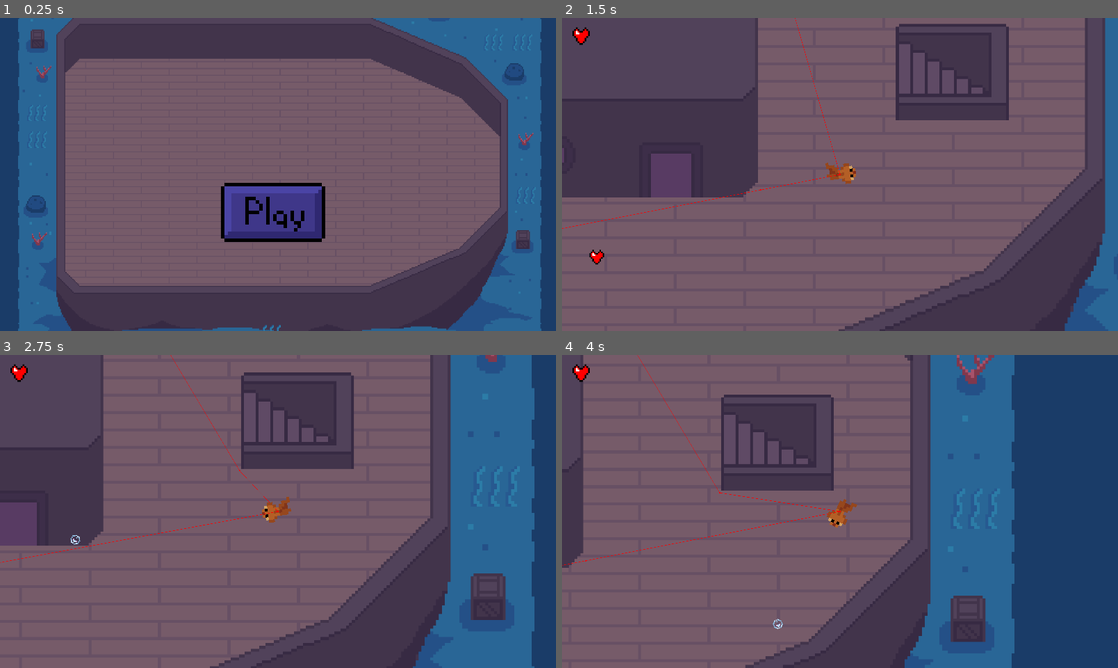
Above: before the commit, frames 1-4 (two rows, left to right).
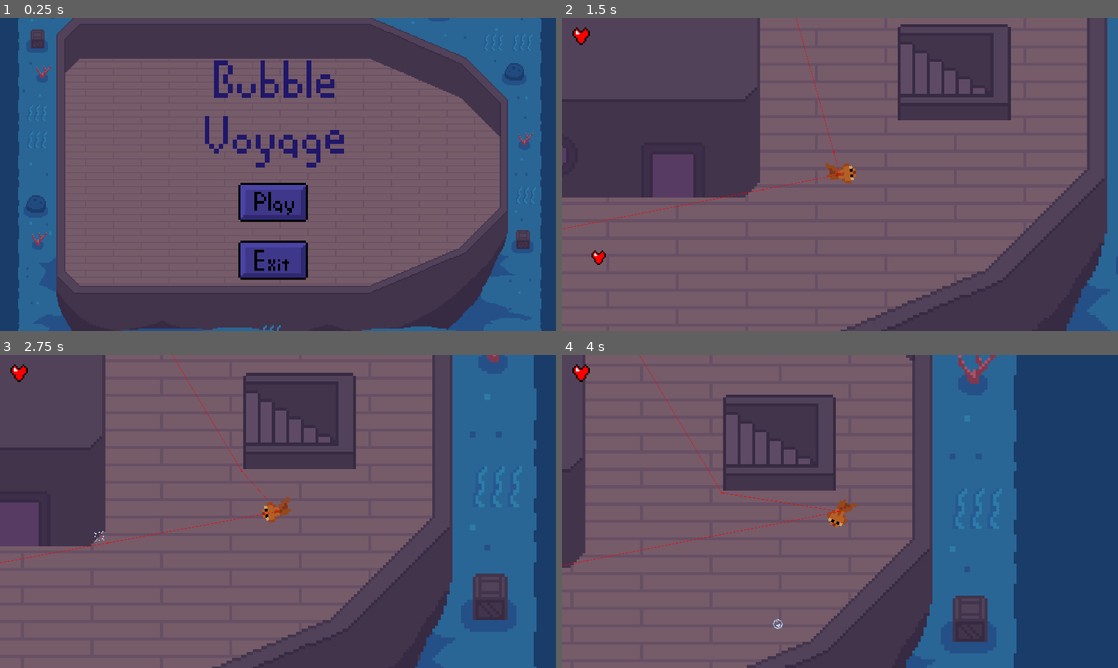
Above: after the commit, the same moments.

Repository: canaryincoalmine/Fish-Society-and-its-Bubbles
Game: Godot game, scene res://Code/Screens/TitleScreen.tscn
Two runs of this game, one before a commit and one after it. Both use one fixed random seed, a clock stepped at 60 frames per second and the inputs below.
Inputs (mouse positions are in pixels of both pictures, inside the frame that each line leads up to; where the layout moved, square brackets give the same spot in the first picture):
- Up to frame 1 (0.25 s): no input
- Up to frame 2 (1.5 s): click (834, 202) [834, 212] at 0.5 s; move the mouse to (962, 158) at 1.27 s; tap Space (dash) at 1.35 s
- Up to frame 3 (2.75 s): move the mouse to (166, 527) at 2.02 s; click (166, 527) at 2.1 s
- Up to frame 4 (4 s): move the mouse to (895, 442) at 2.77 s; tap Space (dash) at 2.85 s; move the mouse to (812, 574) at 3.52 s; click (812, 574) at 3.6 s

The runs differ from the first frame. In frame 1, 5.9% of the frame differs, in the area x 36-62%, y 13-84%; in frame 2, 2.4%; in frame 3, 2.9%; in frame 4, 2.9%.

Commit message:
Title Screen exit button added.

Diff:
--- a/Code/Screens/TitleScreen.tscn
+++ b/Code/Screens/TitleScreen.tscn
@@ -1,9 +1,13 @@
-[gd_scene load_steps=8 format=3 uid="uid://bgpbevtqh4pc1"]
+[gd_scene load_steps=14 format=3 uid="uid://bgpbevtqh4pc1"]
 
 [ext_resource type="Texture2D" uid="uid://csr7glocdmlr7" path="res://Sprites/Icons/Menus/Play Button.png" id="1_awcyc"]
 [ext_resource type="Texture2D" uid="uid://x84067snv3oh" path="res://Sprites/Icons/Menus/Selected Play Button.png" id="1_jtm8d"]
+[ext_resource type="Texture2D" uid="uid://cvoats0r7in8q" path="res://Sprites/Icons/Menus/Title.png" id="2_251ji"]
 [ext_resource type="Script" path="res://Code/Screens/button.gd" id="3_cs5dw"]
+[ext_resource type="Texture2D" uid="uid://dnksm1qfrqhtx" path="res://Sprites/Icons/Menus/Selected Exit Button.png" id="3_mna44"]
+[ext_resource type="Texture2D" uid="uid://cehg1n1yiar8k" path="res://Sprites/Icons/Menus/Exit Button.png" id="4_fm2bj"]
 [ext_resource type="Texture2D" uid="uid://t4j76h8b7ve0" path="res://Sprites/Maps/Level1/Main background.png" id="4_ynhj6"]
+[ext_resource type="Script" path="res://Code/Screens/exit.gd" id="8_dlr6n"]
 
 [sub_resource type="Theme" id="Theme_y6fvi"]
 
@@ -12,6 +16,12 @@
 
 [sub_resource type="StyleBoxTexture" id="StyleBoxTexture_aha2y"]
 texture = ExtResource("1_awcyc")
+
+[sub_resource type="StyleBoxTexture" id="StyleBoxTexture_nvgnc"]
+texture = ExtResource("3_mna44")
+
+[sub_resource type="StyleBoxTexture" id="StyleBoxTexture_qpmq3"]
+texture = ExtResource("4_fm2bj")
 
 [node name="TitleScreen" type="Control"]
 layout_mode = 3
@@ -24,19 +34,26 @@
 offset_bottom = -32.0
 grow_horizontal = 2
 grow_vertical = 2
+metadata/_edit_lock_ = true
 
-[node name="Sprite2D" type="Sprite2D" parent="."]
+[node name="Background" type="Sprite2D" parent="."]
 position = Vector2(955, 484)
 scale = Vector2(4, 4)
 texture = ExtResource("4_ynhj6")
+metadata/_edit_lock_ = true
+
+[node name="Title" type="Sprite2D" parent="."]
+position = Vector2(944, 355)
+scale = Vector2(4, 4)
+texture = ExtResource("2_251ji")
 
 [node name="Play" type="Button" parent="."]
 layout_mode = 0
-offset_left = 760.0
+offset_left = 820.0
 offset_top = 600.0
-offset_right = 880.0
+offset_right = 940.0
 offset_bottom = 668.0
-scale = Vector2(3, 3)
+scale = Vector2(2, 2)
 theme = SubResource("Theme_y6fvi")
 theme_override_styles/hover = SubResource("StyleBoxTexture_lfs2t")
 theme_override_styles/normal = SubResource("StyleBoxTexture_aha2y")
@@ -44,4 +61,17 @@
 icon_alignment = 1
 script = ExtResource("3_cs5dw")
 
+[node name="Exit" type="Button" parent="."]
+layout_mode = 0
+offset_left = 820.0
+offset_top = 800.0
+offset_right = 940.0
+offset_bottom = 868.0
+scale = Vector2(2, 2)
+theme_override_styles/hover = SubResource("StyleBoxTexture_nvgnc")
+theme_override_styles/normal = SubResource("StyleBoxTexture_qpmq3")
+script = ExtResource("8_dlr6n")
+
+[connection signal="pressed" from="Play" to="Play" method="_on_play_pressed"]
 [connection signal="pressed" from="Play" to="Play" method="_on_pressed"]
+[connection signal="pressed" from="Exit" to="Play" method="_on_exit_pressed"]
--- a/Code/Screens/button.gd
+++ b/Code/Screens/button.gd
@@ -3,5 +3,11 @@
 
 # Called when the node enters the scene tree for the first time.
 
-func _on_pressed() -> void:
+
+
+func _on_exit_pressed() -> void:
+	get_tree().quit()
+
+
+func _on_play_pressed() -> void:
 	get_tree().change_scene_to_file("res://Code/Screens/Level 1.tscn")
--- /dev/null
+++ b/Code/Screens/exit.gd
@@ -0,0 +1 @@
+extends Button
Binary file added: Sprites/Icons/Menus/Exit Button.png
Not shown, added: Sprites/Icons/Menus/Exit Button.png.import
Binary file added: Sprites/Icons/Menus/Selected Exit Button.png
Not shown, added: Sprites/Icons/Menus/Selected Exit Button.png.import
